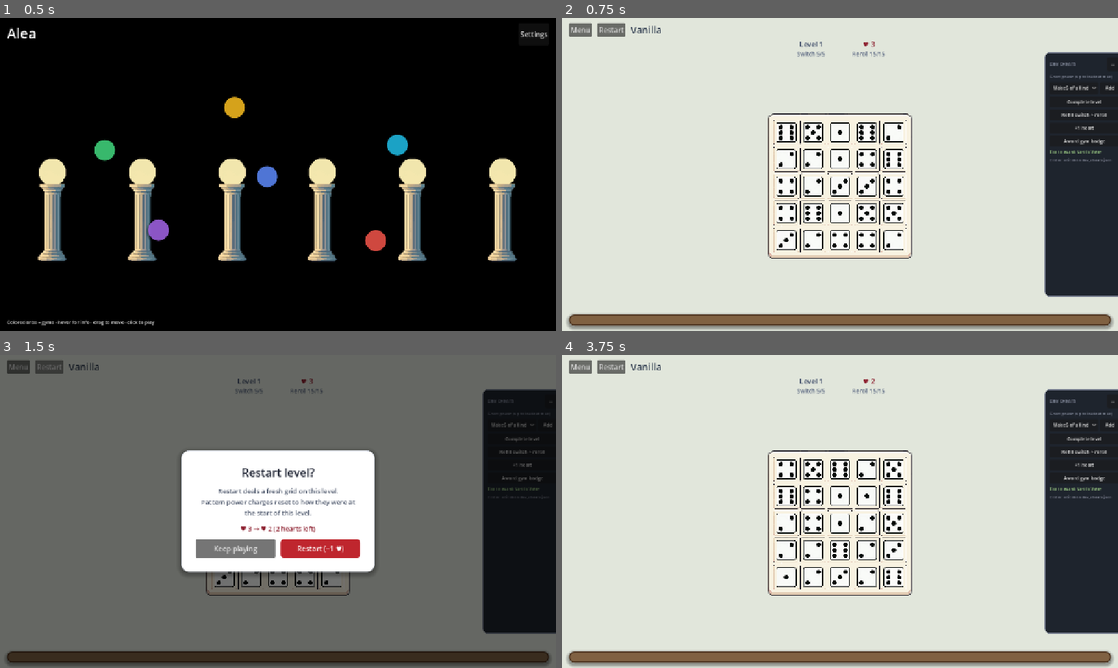
Above: before the commit, frames 1-4 (two rows, left to right).
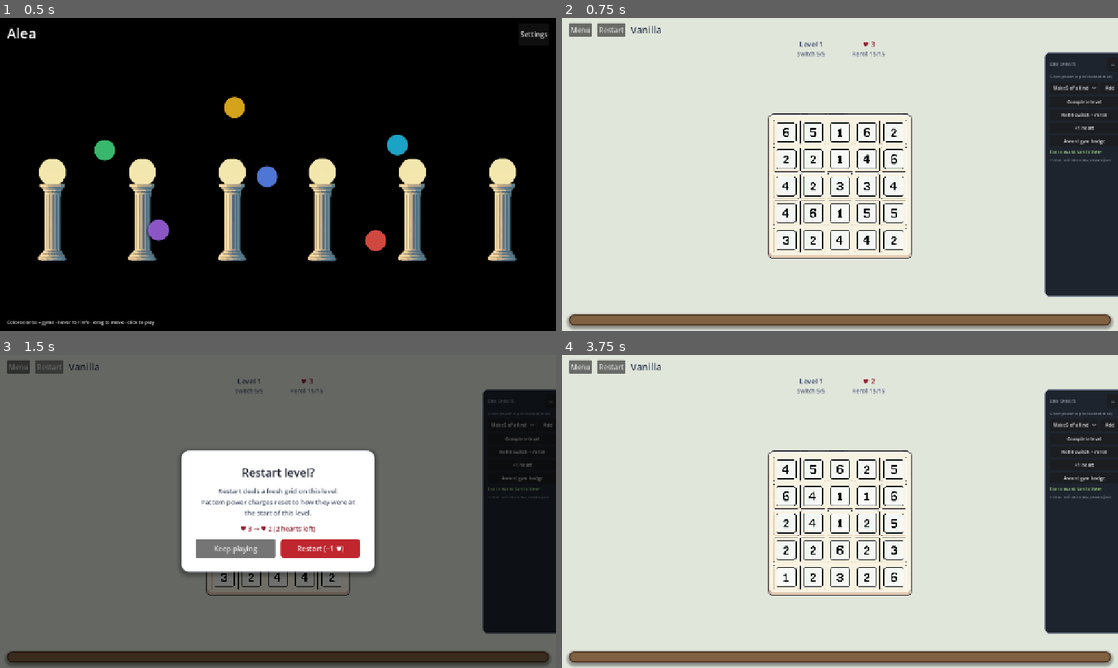
Above: after the commit, the same moments.

Repository: ming33333/Alea-Godot
Game: Godot game, scene res://scenes/main_menu.tscn
Same seed, same stepped clock (60 frames per second), same inputs: the game is played once before the commit and once after it. Video files are missing from this copy of the repository; at most half a second of black plays in their place. Sound files missing from this copy of the repository are replaced by a short silence.
Inputs (mouse positions are in pixels of both pictures, inside the frame that each line leads up to):
- Up to frame 1 (0.5 s): no input
- Up to frame 2 (0.75 s): click (667, 149) at 0.52 s
- Up to frame 3 (1.5 s): click "Restart" at 1.25 s
- Up to frame 4 (3.75 s): click "Restart" at 2 s; click "Restart" at 2.75 s; click "Restart (−1 ♥)" at 3.5 s

Frame 1 is identical in both runs. In frame 2, 1.4% of the frame differs, in the area x 38-62%, y 33-75%; in frame 3, 0.2%; in frame 4, 1.3%.

Commit message:
update dice images

Diff:
--- a/project.godot
+++ b/project.godot
@@ -23,6 +23,7 @@
 [autoload]
 
 AudioSettings="*res://scripts/autoload/audio_settings.gd"
+DiceSprites="*res://scripts/autoload/dice_sprites.gd"
 DebugLog="*res://scripts/autoload/debug_log.gd"
 DevCheats="*res://scripts/autoload/dev_cheats.gd"
 GameData="*res://scripts/autoload/game_data.gd"
--- a/scenes/settings.tscn
+++ b/scenes/settings.tscn
@@ -68,6 +68,14 @@
 layout_mode = 2
 text = "Mute music"
 
+[node name="DiceStyleLabel" type="Label" parent="Margin/VBox"]
+layout_mode = 2
+text = "Dice appearance"
+
+[node name="DiceStyleOption" type="OptionButton" parent="Margin/VBox"]
+unique_name_in_owner = true
+layout_mode = 2
+
 [node name="DiceSoundLabel" type="Label" parent="Margin/VBox"]
 layout_mode = 2
 text = "Dice roll sound"
@@ -126,6 +134,7 @@
 [connection signal="value_changed" from="Margin/VBox/VolumeSlider" to="." method="_on_volume_changed"]
 [connection signal="value_changed" from="Margin/VBox/MusicVolumeSlider" to="." method="_on_music_volume_changed"]
 [connection signal="toggled" from="Margin/VBox/MusicMute" to="." method="_on_music_mute_toggled"]
+[connection signal="item_selected" from="Margin/VBox/DiceStyleOption" to="." method="_on_dice_style_selected"]
 [connection signal="item_selected" from="Margin/VBox/DiceSoundOption" to="." method="_on_dice_sound_selected"]
 [connection signal="pressed" from="Margin/VBox/CheatRow/CheatApply" to="." method="_on_cheat_apply_pressed"]
 [connection signal="pressed" from="Margin/VBox/CheatLock" to="." method="_on_cheat_lock_pressed"]
--- /dev/null
+++ b/scripts/autoload/dice_sprites.gd
@@ -0,0 +1,121 @@
+extends Node
+## Dice face textures: number style (dice_num) or pip style (dice). Lucky 7 always uses dice_face_7.
+
+signal style_changed
+
+const CFG_PATH := "user://settings.cfg"
+const STYLE_NUM := "dice_num"
+const STYLE_PIPES := "dice"
+const DEFAULT_STYLE := STYLE_NUM
+
+const STYLE_ORDER: Array[String] = [STYLE_NUM, STYLE_PIPES]
+
+const NUM_FACE_PATHS: Array[String] = [
+	"",
+	"res://assets/dice_num/die_num_1.png",
+	"res://assets/dice_num/die_num_2.png",
+	"res://assets/dice_num/die_num_3.png",
+	"res://assets/dice_num/die_num_4.png",
+	"res://assets/dice_num/die_num_5.png",
+	"res://assets/dice_num/die_num_6.png",
+]
+
+const PIPES_FACE_PATHS: Array[String] = [
+	"",
+	"res://assets/dice/die_face_1.png",
+	"res://assets/dice/die_face_2.png",
+	"res://assets/dice/die_face_3.png",
+	"res://assets/dice/die_face_4.png",
+	"res://assets/dice/die_face_5.png",
+	"res://assets/dice/die_face_6.png",
+]
+
+const LUCKY_SEVEN_PATH := "res://assets/dice/dice_face_7.png"
+
+var dice_style_id: String = DEFAULT_STYLE
+
+var _lucky_seven_tex: Texture2D
+var _num_faces: Array[Texture2D] = []
+var _pipes_faces: Array[Texture2D] = []
+
+
+func _ready() -> void:
+	load_settings()
+
+
+func load_settings() -> void:
+	var cfg := ConfigFile.new()
+	if cfg.load(CFG_PATH) != OK:
+		dice_style_id = DEFAULT_STYLE
+		return
+	var saved: String = str(cfg.get_value("visual", "dice_style", DEFAULT_STYLE))
+	dice_style_id = saved if STYLE_ORDER.has(saved) else DEFAULT_STYLE
+
+
+func get_dice_style_id() -> String:
+	return dice_style_id
+
+
+func save_dice_style(style_id: String) -> void:
+	if not STYLE_ORDER.has(style_id):
+		return
+	if dice_style_id == style_id:
+		return
+	dice_style_id = style_id
+	_num_faces.clear()
+	_pipes_faces.clear()
+	var cfg := ConfigFile.new()
+	cfg.load(CFG_PATH)
+	cfg.set_value("visual", "dice_style", style_id)
+	cfg.save(CFG_PATH)
+	style_changed.emit()
+
+
+func get_face(value: int) -> Texture2D:
+	if value == 7:
+		return _lucky_seven_face()
+	if value < 1 or value > 6:
+		return null
+	return _faces_for_style()[value]
+
+
+func _lucky_seven_face() -> Texture2D:
+	if _lucky_seven_tex == null:
+		var res: Resource = load(LUCKY_SEVEN_PATH)
+		if res is Texture2D:
+			_lucky_seven_tex = res as Texture2D
+		else:
+			push_warning("DiceSprites: missing lucky seven face at %s" % LUCKY_SEVEN_PATH)
+	return _lucky_seven_tex
+
+
+func _faces_for_style() -> Array[Texture2D]:
+	if dice_style_id == STYLE_PIPES:
+		return _load_face_set(PIPES_FACE_PATHS, _pipes_faces)
+	return _load_face_set(NUM_FACE_PATHS, _num_faces)
+
+
+func _load_face_set(paths: Array[String], cache: Array[Texture2D]) -> Array[Texture2D]:
+	if cache.size() > 6:
+		return cache
+	cache.clear()
+	cache.append(null)
+	for i in range(1, 7):
+		var path: String = paths[i]
+		var res: Resource = load(path)
+		if res is Texture2D:
+			cache.append(res as Texture2D)
+		else:
+			push_warning("DiceSprites: missing face at %s" % path)
+			cache.append(null)
+	return cache
+
+
+static func style_label(style_id: String) -> String:
+	match style_id:
+		STYLE_NUM:
+			return "Number dice"
+		STYLE_PIPES:
+			return "Pip dice"
+		_:
+			return style_id
--- a/scripts/game.gd
+++ b/scripts/game.gd
@@ -97,6 +97,8 @@
 	session = RunSession.new()
 	session.state_changed.connect(_refresh_ui)
 	session.dice_rerolled.connect(_on_dice_rerolled)
+	if not DiceSprites.style_changed.is_connected(_on_dice_style_changed):
+		DiceSprites.style_changed.connect(_on_dice_style_changed)
 	_setup_dice_roll_sfx()
 	_setup_dev_cheats()
 	call_deferred("_begin_run")
@@ -554,6 +556,10 @@
 		_dice_roll_player.play()
 
 
+func _on_dice_style_changed() -> void:
+	_sync_grid()
+
+
 func _on_die_pressed(row: int, col: int) -> void:
 	if session.safari_countdown > 0:
 		return
--- a/scripts/settings.gd
+++ b/scripts/settings.gd
@@ -3,11 +3,13 @@
 @onready var volume_slider: HSlider = %VolumeSlider
 @onready var music_volume_slider: HSlider = %MusicVolumeSlider
 @onready var music_mute: CheckBox = %MusicMute
+@onready var dice_style_option: OptionButton = %DiceStyleOption
 @onready var dice_sound_option: OptionButton = %DiceSoundOption
 @onready var cheat_hint: Label = %CheatHint
 @onready var cheat_status: Label = %CheatStatus
 @onready var cheat_code_input: LineEdit = %CheatCodeInput
 
+var _dice_style_ids: Array[String] = []
 var _dice_sound_ids: Array[String] = []
 
 
@@ -20,6 +22,20 @@
 	_refresh_cheat_ui()
 	if not DevCheats.unlock_state_changed.is_connected(_refresh_cheat_ui):
 		DevCheats.unlock_state_changed.connect(_refresh_cheat_ui)
+
+
+func _populate_dice_style_options() -> void:
+	dice_style_option.clear()
+	_dice_style_ids.clear()
+	for style_id in DiceSprites.STYLE_ORDER:
+		_dice_style_ids.append(style_id)
+		dice_style_option.add_item(DiceSprites.style_label(style_id))
+	var style_idx: int = _dice_style_ids.find(DiceSprites.get_dice_style_id())
+	if style_idx < 0:
+		style_idx = 0
+	dice_style_option.set_block_signals(true)
+	dice_style_option.select(style_idx)
+	dice_style_option.set_block_signals(false)
 
 
 func _populate_dice_sound_options() -> void:
@@ -53,6 +69,12 @@
 
 func _on_music_mute_toggled(pressed: bool) -> void:
 	AudioSettings.save_music_muted(pressed)
+
+
+func _on_dice_style_selected(index: int) -> void:
+	if index < 0 or index >= _dice_style_ids.size():
+		return
+	DiceSprites.save_dice_style(_dice_style_ids[index])
 
 
 func _on_dice_sound_selected(index: int) -> void:
--- a/scripts/ui/die_cell.gd
+++ b/scripts/ui/die_cell.gd
@@ -14,16 +14,6 @@
 
 const DICE_BOARD_ATLAS: Texture2D = preload("res://assets/textures/dice_board.png")
 const DICE_BOARD_TILE_REGION := Rect2(124, 130, 264, 258)
-
-const DIE_FACES: Array[Texture2D] = [
-	null,
-	preload("res://assets/dice/die_face_1.png"),
-	preload("res://assets/dice/die_face_2.png"),
-	preload("res://assets/dice/die_face_3.png"),
-	preload("res://assets/dice/die_face_4.png"),
-	preload("res://assets/dice/die_face_5.png"),
-	preload("res://assets/dice/die_face_6.png"),
-]
 
 enum Highlight {
 	NONE,
@@ -148,9 +138,16 @@
 
 
 func _face_texture_for(value: int) -> Texture2D:
-	if value < 1 or value >= DIE_FACES.size():
+	var sprites := _dice_sprite_settings()
+	if sprites == null:
 		return null
-	return DIE_FACES[value]
+	return sprites.get_face(value)
+
+
+func _dice_sprite_settings() -> Node:
+	if not is_inside_tree():
+		return null
+	return get_tree().root.get_node_or_null("DiceSprites")
 
 
 func setup(row: int, col: int, cell: DiceCellData, blurred: bool) -> void:
@@ -167,7 +164,7 @@
 		_base_face_key = FACE_BLURRED
 		label.text = "?"
 		label.add_theme_color_override("font_color", Color(0.35, 0.38, 0.45))
-	elif cell.value >= 1 and cell.value <= 6:
+	elif cell.value >= 1 and cell.value <= 7:
 		var tex: Texture2D = _face_texture_for(cell.value)
 		if tex != null:
 			_show_sprite = true
Binary file added: assets/dice/dice_face_7.png
Binary file added: assets/dice_num/die_num_1.png
Binary file added: assets/dice_num/die_num_2.png
Binary file added: assets/dice_num/die_num_3.png
Binary file added: assets/dice_num/die_num_4.png
Binary file added: assets/dice_num/die_num_5.png
Binary file added: assets/dice_num/die_num_6.png
Not shown, added: scripts/autoload/dice_sprites.gd.uid
